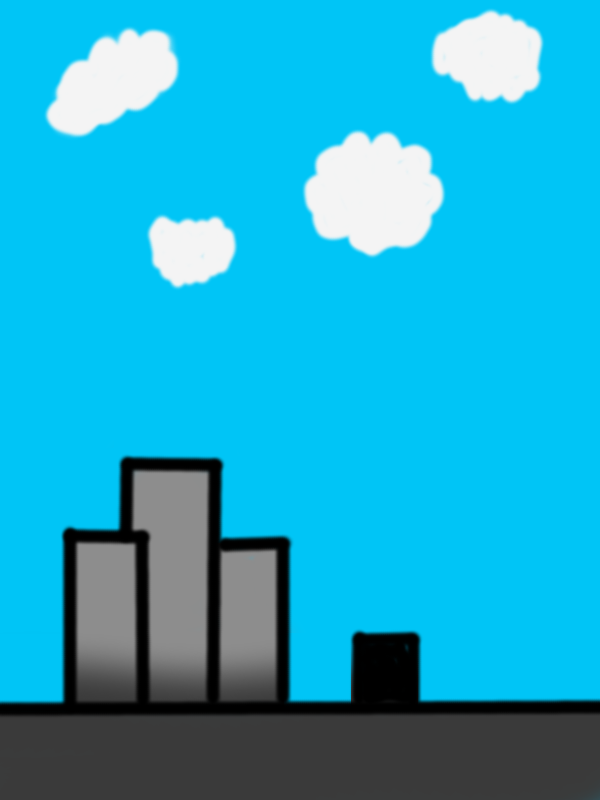
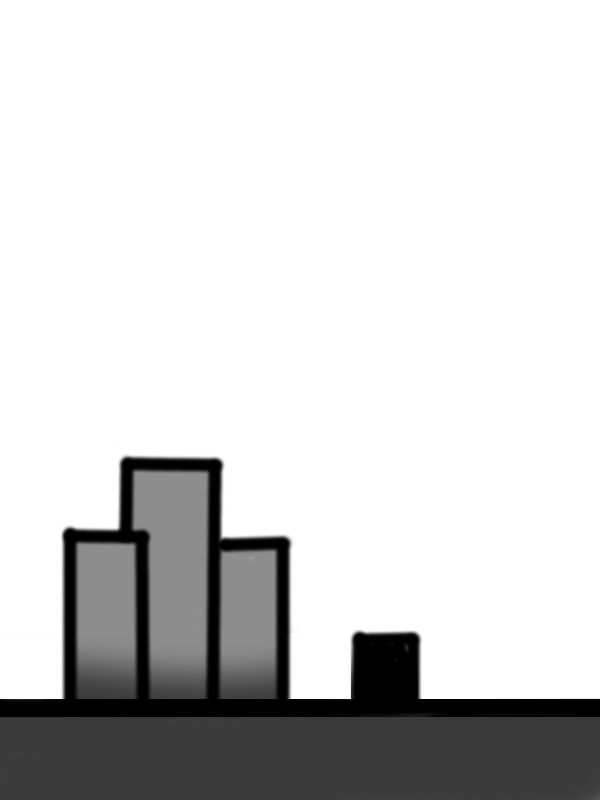
Two versions of the same layered image (600x800). Layer-by-layer changes:
removed layer "City" over [0, 453, 600, 717]
painted on "City BG" over [0, 453, 600, 717]
hid "Clouds" over [43, 7, 546, 291]
hid "Background" over [0, 0, 600, 800]
